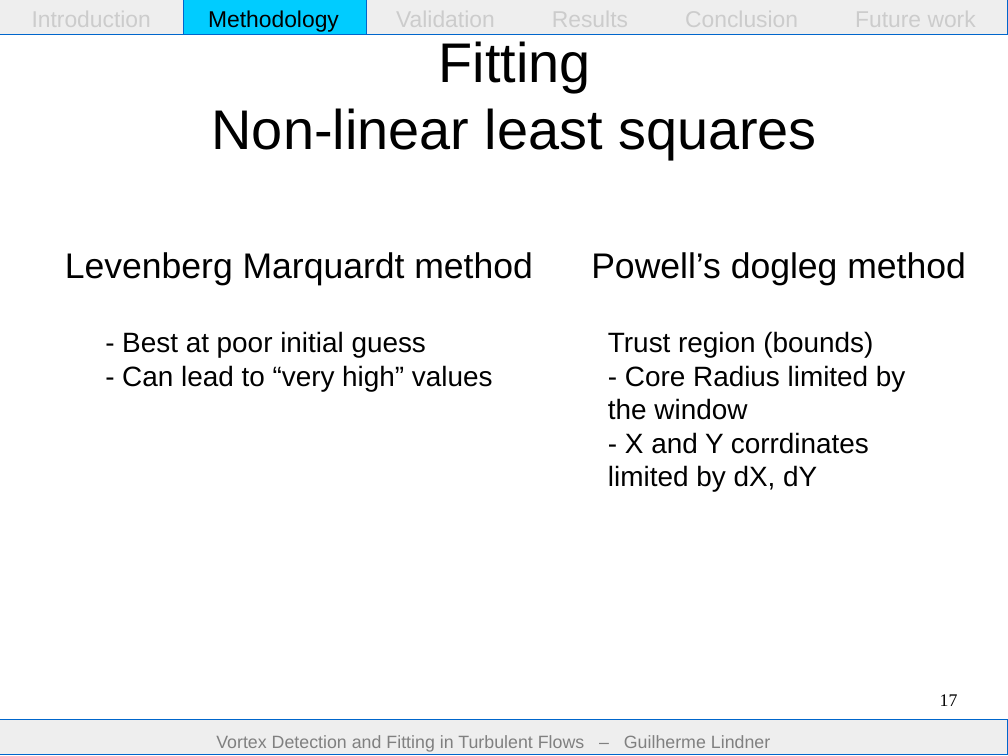
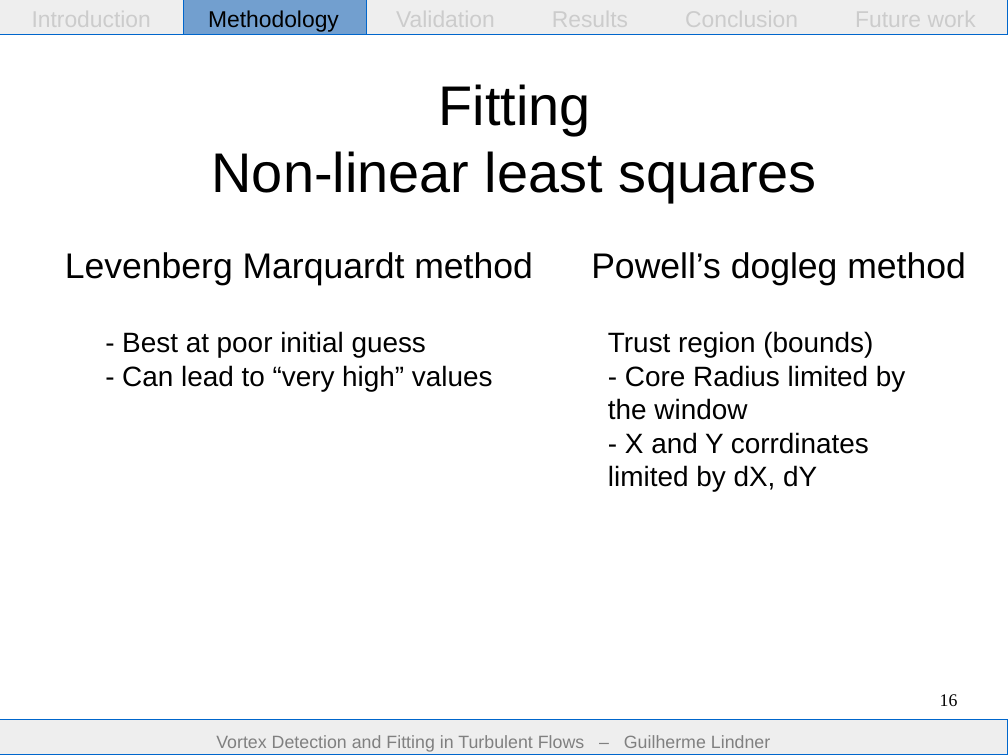
Before and after one commit to guilindner/VortexFitting, a slide deck: slide 16 of docs/report/presentation/presentation.odp (slide 17 before the commit). Drawn at 1008x756 pixels with LibreOffice and Linux fonts; fonts in the diff are those of the drawing. Boxes give left, top, right and bottom in pixels: in the first picture for what was removed or moved away, otherwise in the second. Text is boxed around its words. In the diff, an @@ line names an element or a change of style, - is before the commit and + after.

```diff
--- a/docs/report/presentation/presentation.odp
+++ b/docs/report/presentation/presentation.odp
@@ rectangle at bbox=[184, 0, 367, 35]: fill #00CCFF to #729FCF @@
@@ title "Fitting Non-linear least squares": place and size @@
-title "Fitting Non-linear least squares" at bbox=[212, 41, 817, 159]
+title "Fitting Non-linear least squares" at bbox=[212, 84, 817, 202]
@@ page number at bbox=[940, 694, 958, 706]: text changed @@
-17
+16
```
Also in this commit, not shown: 25 other slides changed, 1 other file.
